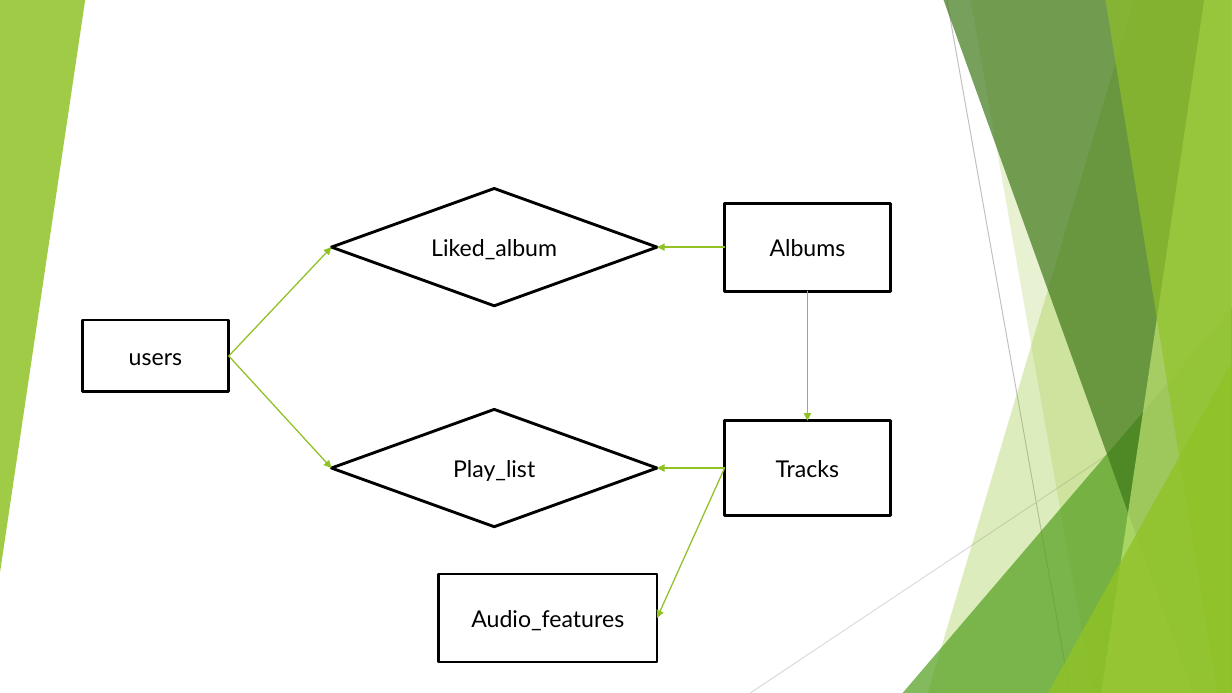
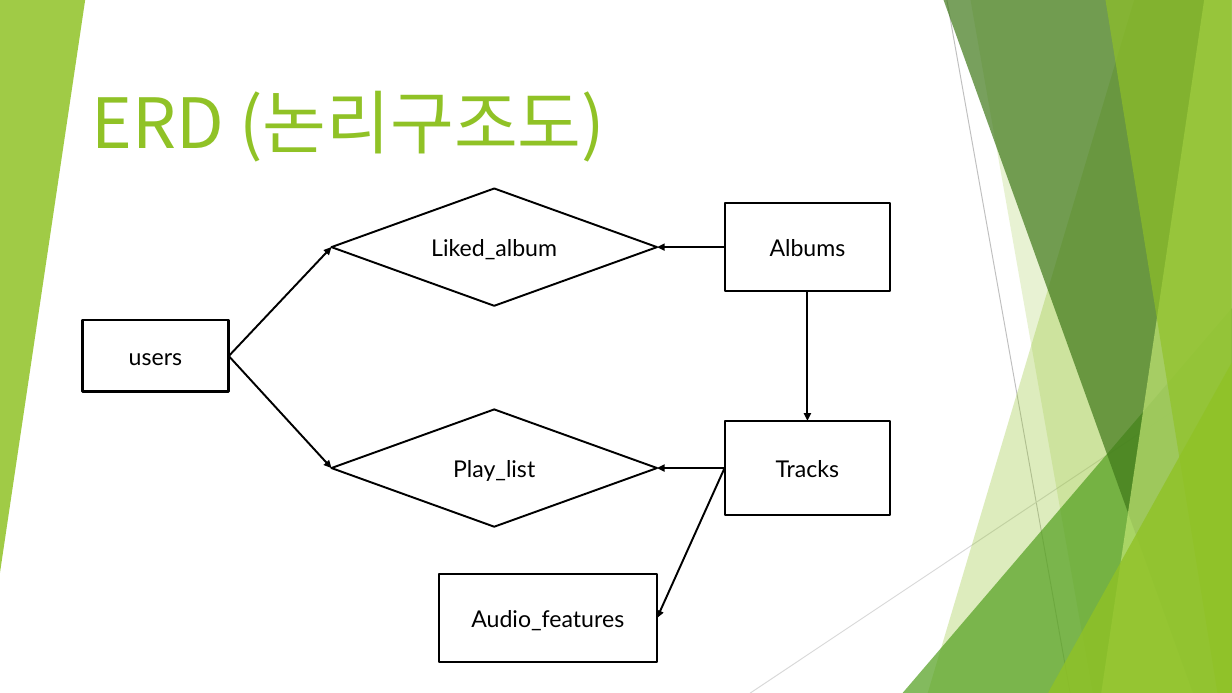
Before and after one commit to luenarstery04/Team3-Project, a slide deck: slide 8 of 3조 프로젝트 노트/3조 시커머스 발표자료.pptx (slide 3 before the commit). Drawn at 1232x693 pixels with LibreOffice and Linux fonts; fonts in the diff are those of the drawing. Boxes give left, top, right and bottom in pixels: in the first picture for what was removed or moved away, otherwise in the second. Text is boxed around its words. In the diff, an @@ line names an element or a change of style, - is before the commit and + after.

```diff
--- a/3조 프로젝트 노트/3조 시커머스 발표자료.pptx
+++ b/3조 프로젝트 노트/3조 시커머스 발표자료.pptx
@@ text added at bbox=[91, 90, 605, 162], 54 pt, text #90C226 @@
+ERD (논리구조도)
@@ arrow (229, 356) - (332, 247): stroke #90C226 1 pt to #000000 1.5 pt @@
@@ arrow (725, 247) - (657, 247): stroke #90C226 1 pt to #000000 1.5 pt @@
@@ arrow (808, 291) - (808, 421): stroke #90C226 1 pt to #000000 1.5 pt @@
@@ arrow (229, 356) - (332, 469): stroke #90C226 1 pt to #000000 1.5 pt @@
@@ arrow (725, 469) - (657, 469): stroke #90C226 1 pt to #000000 1.5 pt @@
@@ arrow (725, 469) - (657, 618): stroke #90C226 1 pt to #000000 1.5 pt @@
@@ outline #000000 2.25 pt to #000000 1.5 pt in 4 elements at bbox=[332, 189, 657, 306], bbox=[725, 421, 890, 515], bbox=[332, 409, 657, 527], bbox=[439, 574, 657, 662] @@
```
Also in this commit, not shown: 2 other slides changed, 10 slides added, 57 other files.
